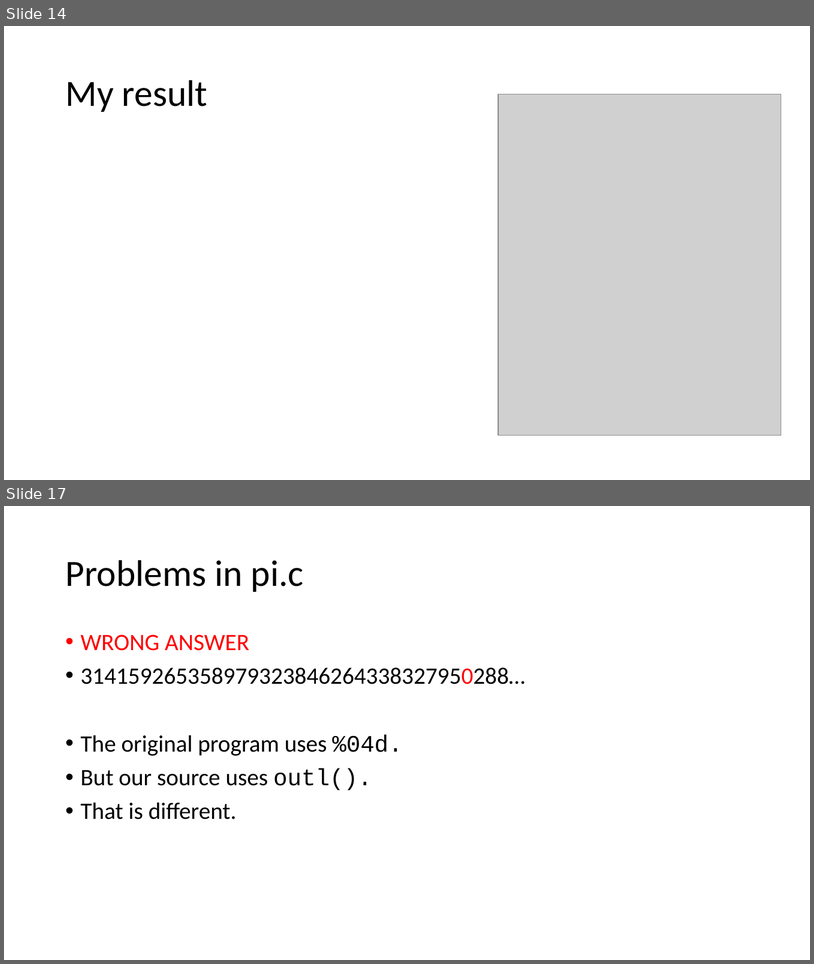
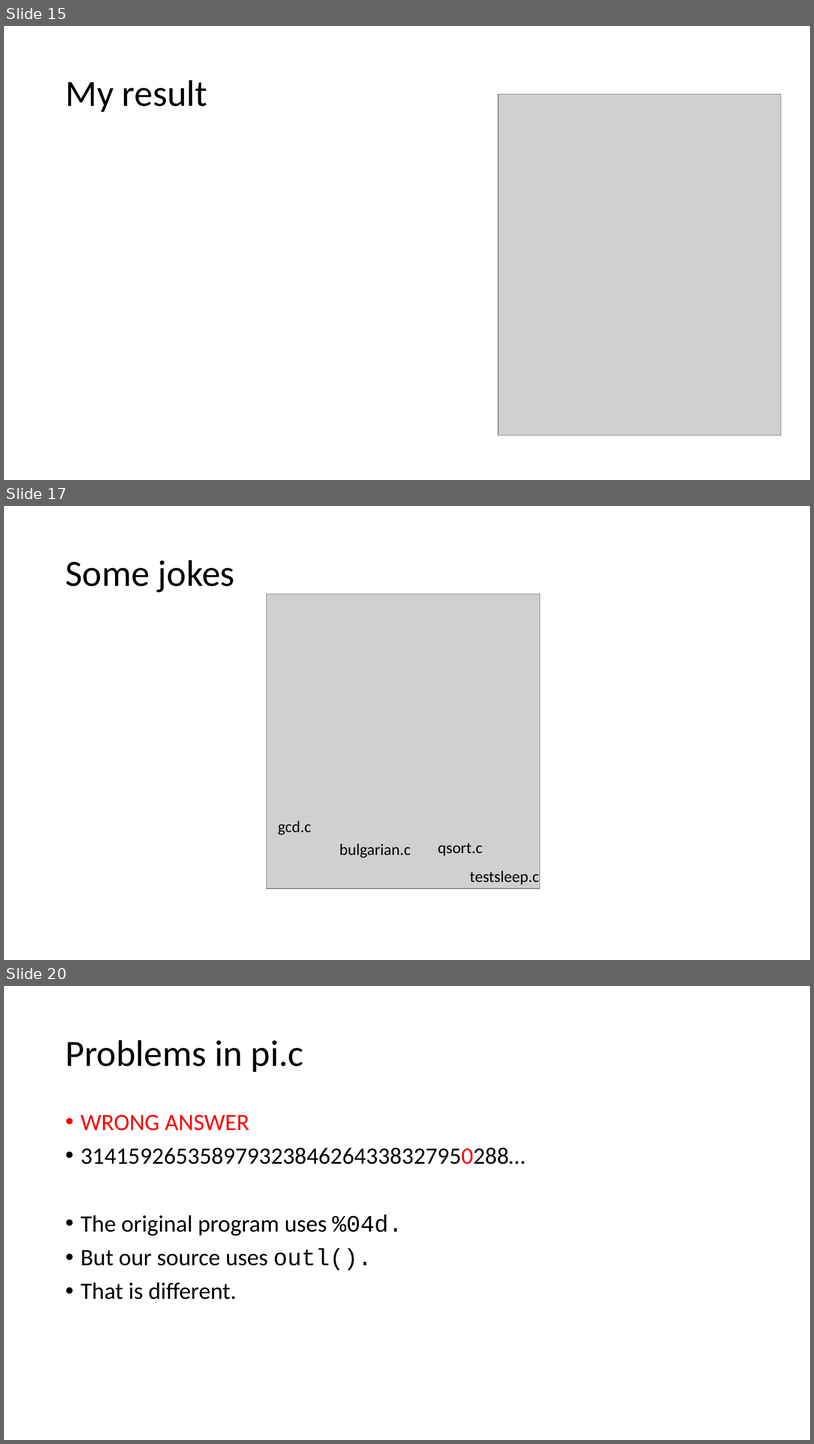
Before and after one commit to fstqwq/PipyV, a slide deck: arch_pre.pptx. Shown one above the other, each under a label of ours: slides 14 and 17 before the commit, slides 15, 17 and 20 after it; the slides between them are not shown. The pictures are 814x964 and 814x1444 pixels, drawn with LibreOffice and Linux fonts; fonts in the diff are those of the drawing; grey boxes stand for pictures. Boxes give left, top, right and bottom in pixels: in the first picture for what was removed or moved away, otherwise in the second. Text is boxed around its words. In the diff, an @@ line names an element or a change of style, - is before the commit and + after.

```diff
--- a/arch_pre.pptx
+++ b/arch_pre.pptx
@@ slide 17 added at bbox=[4, 506, 810, 960], background #FFFFFF @@
@@ title added at bbox=[65, 560, 235, 592], 44 pt, text #000000 @@
+Some jokes
@@ picture added at bbox=[267, 594, 540, 888] @@
@@ text added at bbox=[278, 820, 311, 835], 19 pt, text #000000 @@
+gcd.c
@@ text added at bbox=[339, 843, 411, 858], 19 pt, text #000000 @@
+bulgarian.c
@@ text added at bbox=[438, 843, 482, 856], 19 pt, text #000000 @@
+qsort.c
@@ text added at bbox=[470, 870, 539, 885], 19 pt, text #000000 @@
+testsleep.c
@@ what was slide 14 is now slide 15 @@
@@ what was slide 17 is now slide 20 @@
```
Also in this commit, not shown: 8 slides changed, 2 other slides added.
